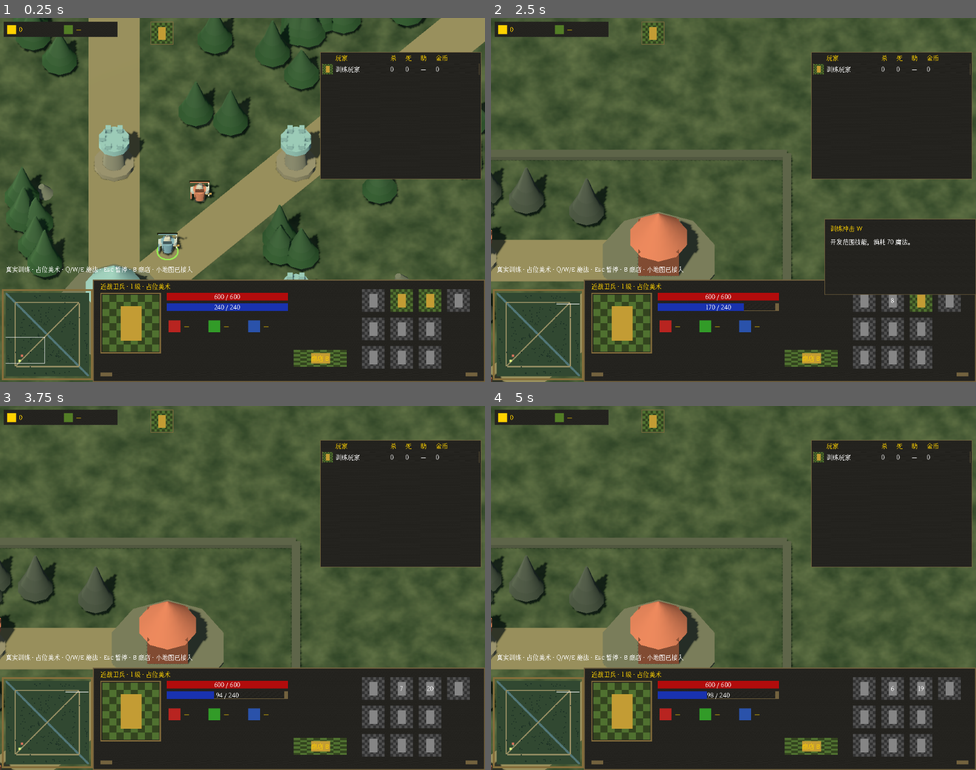
Above: before the commit, frames 1-4 (two rows, left to right).
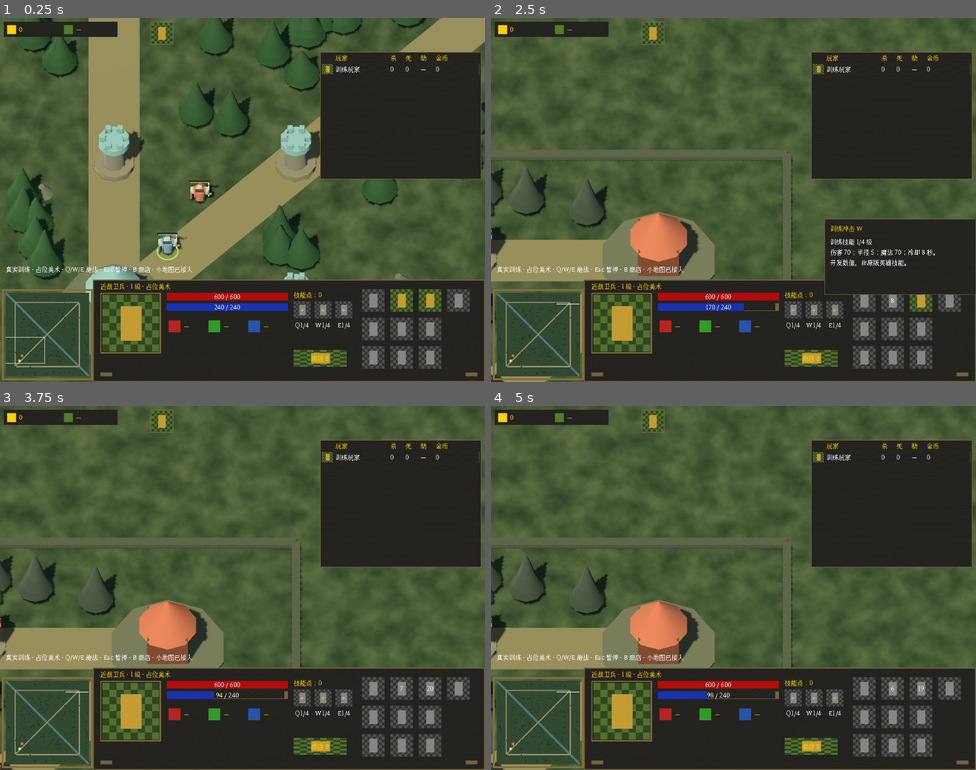
Above: after the commit, the same moments.

Repository: blentle/godot-dota
Game: Godot game, scene res://ui/war3/scenes/live_training.tscn
Same seed, same stepped clock (60 frames per second), same inputs: the game is played once before the commit and once after it. This scene is started directly instead of the project's main scene.
Inputs (mouse positions are in pixels of both pictures, inside the frame that each line leads up to):
- Up to frame 1 (0.25 s): no input
- Up to frame 2 (2.5 s): tap Enter at 0.5, 2 s; drag from (539, 334) to (782, 119) at 0.52 s; tap Space at 1.25 s; drag from (864, 301) to (709, 272) at 1.27 s; move the mouse to (893, 301) at 2.02 s; hold Right from 2.03 s (still down); tap H at 2.1 s; click (893, 301) at 2.17 s
- Up to frame 3 (3.75 s): release Right at 2.75 s; drag from (431, 689) to (97, 533) at 2.77 s; tap Space at 3.5 s; drag from (460, 689) to (266, 588) at 3.52 s
- Up to frame 4 (5 s): tap Enter at 4.25 s; drag from (864, 715) to (660, 497) at 4.27 s

The runs differ from the first frame. In frame 1, 0.4% of the frame differs, in the area x 60-73%, y 75-86%; in frame 2, 0.9%, in the area x 60-92%, y 60-86%; in frame 3, 0.4%; in frame 4, 0.4%.

Commit message:
feat(hud): 接入训练技能升级按钮与成长提示

Diff:
--- a/game/ui/war3/scenes/live_training.tscn
+++ b/game/ui/war3/scenes/live_training.tscn
@@ -7,6 +7,8 @@
 
 [ext_resource type="PackedScene" path="res://ui/war3/scenes/shop.tscn" id="5"]
 [ext_resource type="PackedScene" path="res://ui/war3/scenes/text_action.tscn" id="6"]
+
+[ext_resource type="PackedScene" path="res://ui/war3/scenes/skill_upgrades.tscn" id="7"]
 
 [node name="LiveTraining" type="Control"]
 anchor_left = 0.0
@@ -41,6 +43,16 @@
 text = "真实训练 · 占位美术 · Q/W/E 施法 · Esc 暂停 · B 商店 · 小地图已接入"
 label_settings = ExtResource("4")
 
+[node name="SkillUpgrades" parent="Interface" instance=ExtResource("7")]
+anchor_left = 0.0
+anchor_top = 0.0
+anchor_right = 0.0
+anchor_bottom = 0.0
+offset_left = 620.0
+offset_top = 574.0
+offset_right = 748.0
+offset_bottom = 686.0
+
 [node name="ShopToggle" parent="Interface" instance=ExtResource("6")]
 anchor_left = 0.0
 anchor_top = 0.0
--- /dev/null
+++ b/game/ui/war3/scenes/skill_upgrades.tscn
@@ -0,0 +1,124 @@
+[gd_scene load_steps=5 format=3]
+
+[ext_resource type="Script" path="res://ui/war3/scripts/skill_upgrades.gd" id="script"]
+[ext_resource type="PackedScene" path="res://ui/war3/scenes/upgrade_action.tscn" id="button"]
+[ext_resource type="LabelSettings" path="res://ui/war3/assets/text_yellow.tres" id="yellow"]
+[ext_resource type="LabelSettings" path="res://ui/war3/assets/text_white.tres" id="white"]
+
+[node name="SkillUpgrades" type="Control"]
+anchor_left = 0.0
+anchor_top = 0.0
+anchor_right = 0.0
+anchor_bottom = 0.0
+offset_left = 620.0
+offset_top = 574.0
+offset_right = 748.0
+offset_bottom = 686.0
+mouse_filter = 2
+texture_filter = 1
+texture_repeat = 1
+script = ExtResource("script")
+
+[node name="Points" type="Label" parent="."]
+anchor_left = 0.0
+anchor_top = 0.0
+anchor_right = 0.0
+anchor_bottom = 0.0
+offset_left = 0.0
+offset_top = 0.0
+offset_right = 128.0
+offset_bottom = 20.0
+mouse_filter = 2
+label_settings = ExtResource("yellow")
+text = "技能点：0"
+
+[node name="Upgrade0" parent="." instance=ExtResource("button")]
+anchor_left = 0.0
+anchor_top = 0.0
+anchor_right = 0.0
+anchor_bottom = 0.0
+offset_left = 0.0
+offset_top = 24.0
+offset_right = 36.0
+offset_bottom = 60.0
+mouse_filter = 0
+
+
+[node name="Rank0" type="Label" parent="."]
+anchor_left = 0.0
+anchor_top = 0.0
+anchor_right = 0.0
+anchor_bottom = 0.0
+offset_left = 0.0
+offset_top = 64.0
+offset_right = 36.0
+offset_bottom = 84.0
+mouse_filter = 2
+label_settings = ExtResource("white")
+text = "Q1/4"
+horizontal_alignment = 1
+
+[node name="Upgrade1" parent="." instance=ExtResource("button")]
+anchor_left = 0.0
+anchor_top = 0.0
+anchor_right = 0.0
+anchor_bottom = 0.0
+offset_left = 44.0
+offset_top = 24.0
+offset_right = 80.0
+offset_bottom = 60.0
+mouse_filter = 0
+
+
+[node name="Rank1" type="Label" parent="."]
+anchor_left = 0.0
+anchor_top = 0.0
+anchor_right = 0.0
+anchor_bottom = 0.0
+offset_left = 44.0
+offset_top = 64.0
+offset_right = 80.0
+offset_bottom = 84.0
+mouse_filter = 2
+label_settings = ExtResource("white")
+text = "W1/4"
+horizontal_alignment = 1
+
+[node name="Upgrade2" parent="." instance=ExtResource("button")]
+anchor_left = 0.0
+anchor_top = 0.0
+anchor_right = 0.0
+anchor_bottom = 0.0
+offset_left = 88.0
+offset_top = 24.0
+offset_right = 124.0
+offset_bottom = 60.0
+mouse_filter = 0
+
+
+[node name="Rank2" type="Label" parent="."]
+anchor_left = 0.0
+anchor_top = 0.0
+anchor_right = 0.0
+anchor_bottom = 0.0
+offset_left = 88.0
+offset_top = 64.0
+offset_right = 124.0
+offset_bottom = 84.0
+mouse_filter = 2
+label_settings = ExtResource("white")
+text = "E1/4"
+horizontal_alignment = 1
+
+[node name="Feedback" type="Label" parent="."]
+anchor_left = 0.0
+anchor_top = 0.0
+anchor_right = 0.0
+anchor_bottom = 0.0
+offset_left = 0.0
+offset_top = 86.0
+offset_right = 128.0
+offset_bottom = 106.0
+mouse_filter = 2
+label_settings = ExtResource("yellow")
+clip_text = true
--- /dev/null
+++ b/game/ui/war3/scenes/upgrade_action.tscn
@@ -0,0 +1,39 @@
+[gd_scene load_steps=3 format=3]
+
+[ext_resource type="PackedScene" path="res://ui/war3/scenes/icon_button.tscn" id="icon"]
+[ext_resource type="LabelSettings" path="res://ui/war3/assets/text_yellow.tres" id="yellow"]
+
+[node name="UpgradeAction" instance=ExtResource("icon")]
+offset_right = 36.0
+offset_bottom = 36.0
+
+[node name="BTN" parent="." index="0"]
+offset_right = 36.0
+offset_bottom = 36.0
+
+[node name="AHK" parent="." index="1"]
+offset_right = 36.0
+offset_bottom = 36.0
+
+[node name="DISBTN" parent="." index="2"]
+offset_right = 36.0
+offset_bottom = 36.0
+
+[node name="CooldownText" parent="." index="3"]
+offset_right = 36.0
+offset_bottom = 36.0
+
+[node name="Text" type="Label" parent="."]
+anchor_left = 0.0
+anchor_top = 0.0
+anchor_right = 0.0
+anchor_bottom = 0.0
+offset_left = 0.0
+offset_top = 0.0
+offset_right = 36.0
+offset_bottom = 36.0
+mouse_filter = 2
+label_settings = ExtResource("yellow")
+text = "+"
+horizontal_alignment = 1
+vertical_alignment = 1
--- a/game/ui/war3/scripts/live_training.gd
+++ b/game/ui/war3/scripts/live_training.gd
@@ -6,6 +6,7 @@
 @onready var battle: Node3D = $Battle
 @onready var hud: Control = $Interface/HUD
 @onready var shop: Control = $Interface/Shop
+@onready var upgrades: Control = $Interface/SkillUpgrades
 
 func _ready() -> void:
 	get_window().content_scale_size = Vector2i(1024, 768)
@@ -18,6 +19,9 @@
 	# 旧界面只保留命令兼容对象，不显示旧面板或接收键盘事件。
 	battle.hud.hide()
 	battle.set_process_input(false)
+	upgrades.bind(battle, hud.get_node("Tooltip"))
+	upgrades.state_changed.connect(_refresh)
+	upgrades.result_reported.connect(func(message: String): $Interface/Notice.text = "训练技能：" + message)
 	shop.battle = battle
 	shop.state_changed.connect(_refresh)
 	$Interface/ShopToggle.get_node("Text").text = "商店 B"
@@ -36,6 +40,8 @@
 func _refresh() -> void:
 	hud.apply_state(adapter.read(battle.simulation, battle.selected, battle.paused or shop.visible))
 	shop.sync_state()
+	upgrades.blocked = shop.visible
+	upgrades.sync_state()
 	var minimap: Control = hud.get_node("Minimap/MapTexture")
 	minimap.input_blocked = shop.visible
 	if shop.visible: minimap.dragging = false
--- /dev/null
+++ b/game/ui/war3/scripts/skill_upgrades.gd
@@ -0,0 +1,56 @@
+extends Control
+## 经典训练 HUD 的升级入口；等级与点数来自规则，升级不刷新已有冷却。
+
+signal state_changed
+signal result_reported(message: String)
+const Training = preload("res://simulation/skill_training.gd")
+const Icons = preload("res://ui/war3/scripts/training_snapshot.gd")
+const HOTKEYS := ["Q", "W", "E"]
+const NAMES := {"strike": "震击", "area": "冲击", "summon": "召唤"}
+var battle: Node3D
+var blocked := false
+
+func _ready() -> void:
+	for index in range(3):
+		get_node("Upgrade%d" % index).activated.connect(_upgrade.bind(Training.KINDS[index]))
+
+func bind(value: Node3D, tooltip: Control) -> void:
+	battle = value
+	for index in range(3):
+		var button: Control = get_node("Upgrade%d" % index)
+		button.tooltip_entered.connect(tooltip.request)
+		button.tooltip_exited.connect(tooltip.cancel)
+	sync_state()
+
+func _reason(kind: String) -> String:
+	if blocked: return "请先关闭商店"
+	if battle.paused: return "训练已暂停"
+	if not battle.selected: return "请先选择单位"
+	return battle.simulation.upgrade_reason(kind)
+
+func sync_state() -> void:
+	if not is_instance_valid(battle): return
+	var actor: RefCounted = battle.simulation.combat.player
+	$Points.text = "技能点：%d" % actor.skill_points
+	for index in range(3):
+		var kind: String = Training.KINDS[index]
+		var rank := int(actor.skill_levels[kind])
+		var reason := _reason(kind)
+		var button: Control = get_node("Upgrade%d" % index)
+		get_node("Rank%d" % index).text = "%s%d/%d" % [HOTKEYS[index], rank, Training.MAX_RANK]
+		button.set_icon(Icons.BTN, Icons.AHK, Icons.DIS, "升级训练" + NAMES[kind],
+			"当前 %d/%d 级。\n%s\n升级不回魔、不刷新冷却。\n开发成长规则，非原版英雄。" %
+			[rank, Training.MAX_RANK, reason if not reason.is_empty() else "消耗 1 技能点"])
+		button.set_state(0, not reason.is_empty())
+
+func _upgrade(kind: String) -> void:
+	if not is_instance_valid(battle) or kind not in Training.KINDS: return
+	var reason := _reason(kind)
+	if reason.is_empty(): reason = battle.simulation.submit_upgrade(kind)
+	var message := reason
+	if reason.is_empty():
+		message = "%s已升至 %d 级" % [NAMES[kind], battle.simulation.combat.player.skill_levels[kind]]
+	$Feedback.text = "升级成功" if reason.is_empty() else "升级被拒绝"
+	result_reported.emit(message)
+	sync_state()
+	state_changed.emit()
--- a/game/ui/war3/scripts/training_snapshot.gd
+++ b/game/ui/war3/scripts/training_snapshot.gd
@@ -5,6 +5,7 @@
 const AHK = preload("res://ui/war3/assets/AHK_test.png")
 const DIS = preload("res://ui/war3/assets/DISBTN_test.png")
 const Catalog = preload("res://simulation/item_catalog.gd")
+const Training = preload("res://simulation/skill_training.gd")
 const Profiles = preload("res://simulation/hero_profiles.gd")
 
 func read(world: RefCounted, selected: bool, paused: bool) -> Dictionary:
@@ -17,11 +18,11 @@
 	if target != null:
 		strike_blocked = not combat.chain.validate({"actor": actor, "target": target,
 			"range": 5.0 + target.radius, "mana_cost": 60.0, "cooldown": actor.skill_cooldown}).is_empty()
-	skills.append(_icon("训练震击 Q", "开发技能，非原版技能。消耗 60 魔法。", actor.skill_cooldown,
+	skills.append(_icon("训练震击 Q", _description(actor, "strike"), actor.skill_cooldown,
 		blocked or strike_blocked or actor.mana < 60))
-	skills.append(_icon("训练冲击 W", "开发范围技能，消耗 70 魔法。", actor.area_cooldown,
+	skills.append(_icon("训练冲击 W", _description(actor, "area"), actor.area_cooldown,
 		blocked or not world.skills.reason("area").is_empty()))
-	skills.append(_icon("训练召唤 E", "开发召唤技能，消耗 80 魔法。", actor.summon_cooldown,
+	skills.append(_icon("训练召唤 E", _description(actor, "summon"), actor.summon_cooldown,
 		blocked or not world.skills.reason("summon").is_empty()))
 	skills.append(_icon("未实现", "当前训练角色没有第四技能。", 0, true))
 	var items: Array = []
@@ -41,3 +42,12 @@
 func _icon(title: String, description: String, cooldown: float, disabled: bool) -> Dictionary:
 	return {"btn": BTN, "ahk": AHK, "disbtn": DIS, "title": title,
 		"description": description, "cooldown": cooldown, "disabled": disabled}
+
+func _description(actor: RefCounted, kind: String) -> String:
+	var bonus := Training.bonus(actor, kind)
+	var details := ""
+	match kind:
+		"strike": details = "伤害 %d；魔法 60；冷却 6 秒；眩晕 1.5 秒。" % (80 + 30 * bonus)
+		"area": details = "伤害 %d；半径 5；魔法 70；冷却 8 秒。" % (70 + 25 * bonus)
+		"summon": details = "新守卫生命 %d，攻击 %d。\n魔法 80；冷却 20 秒；持续 15 秒。" % [180 + 60 * bonus, 20 + 8 * bonus]
+	return "训练技能 %d/4 级\n%s\n开发数值，非原版英雄技能。" % [bonus + 1, details]
Not shown: 1 places in game/ui/war3/scenes/live_training.tscn that only renumber resources
